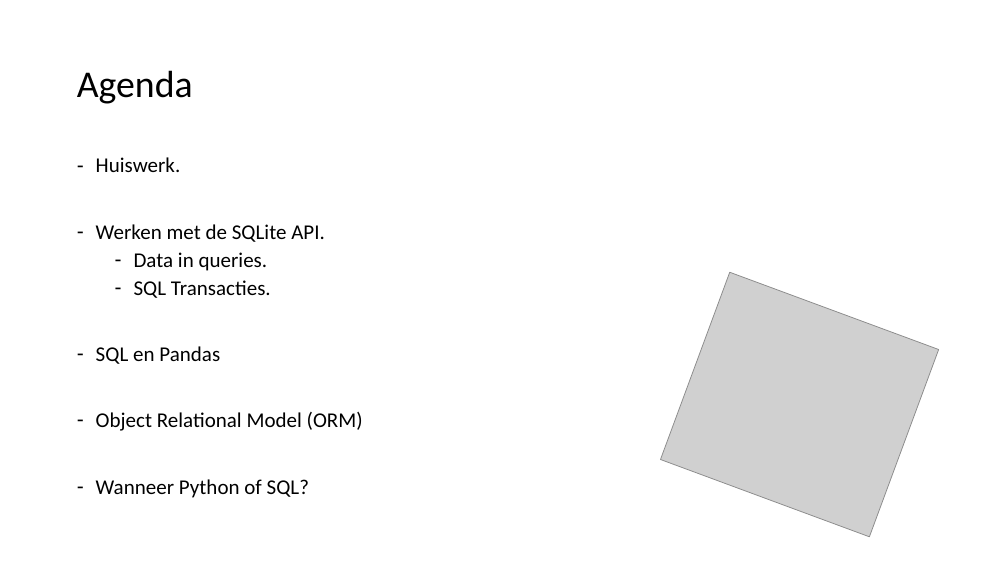
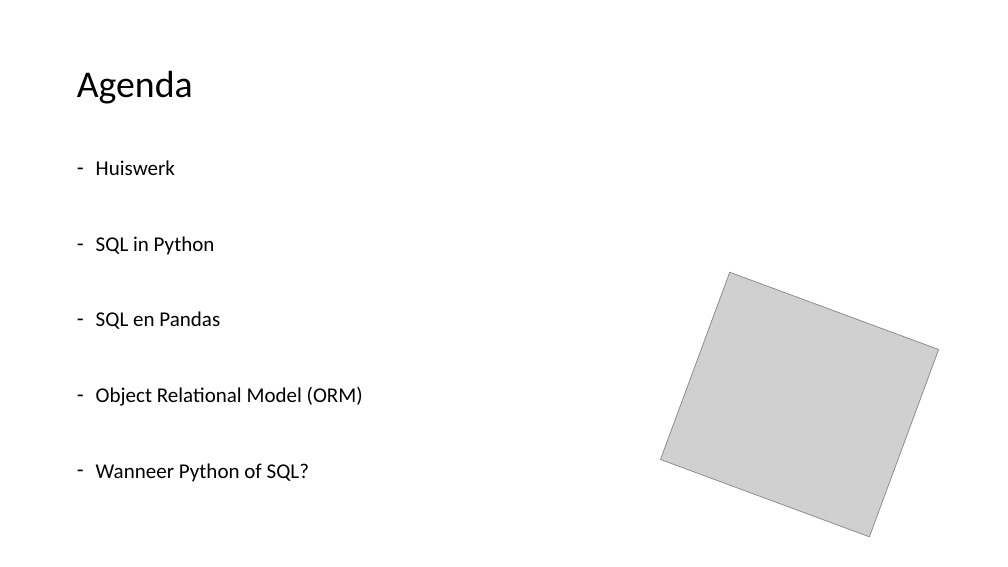
Before and after one commit to LFKoning/knowledge-sharing, a slide deck: slide 2 of sql_course/3_python/3_python.pptx. Drawn at 1008x567 pixels with LibreOffice and Linux fonts; fonts in the diff are those of the drawing; grey boxes stand for pictures. Boxes give left, top, right and bottom in pixels: in the first picture for what was removed or moved away, otherwise in the second. Text is boxed around its words. In the diff, an @@ line names an element or a change of style, - is before the commit and + after.

Commit message:
Update SQL part 3 basic sqlite

```diff
--- a/sql_course/3_python/3_python.pptx
+++ b/sql_course/3_python/3_python.pptx
@@ text at (x1=96, y1=160, x2=215, y2=255): text changed @@
-– Huiswerk.
-– Werken met de SQLite API.
-  – Data in queries.
-  – SQL Transacties.
+– Huiswerk
+– SQL in Python
@@ text at (x1=96, y1=311, x2=363, y2=482): line spacing 0.9 to 1; more space between paragraphs @@
```
Also in this commit, not shown: 11 other slides changed, 31 slides added, 3 slides removed, 11 other files.
